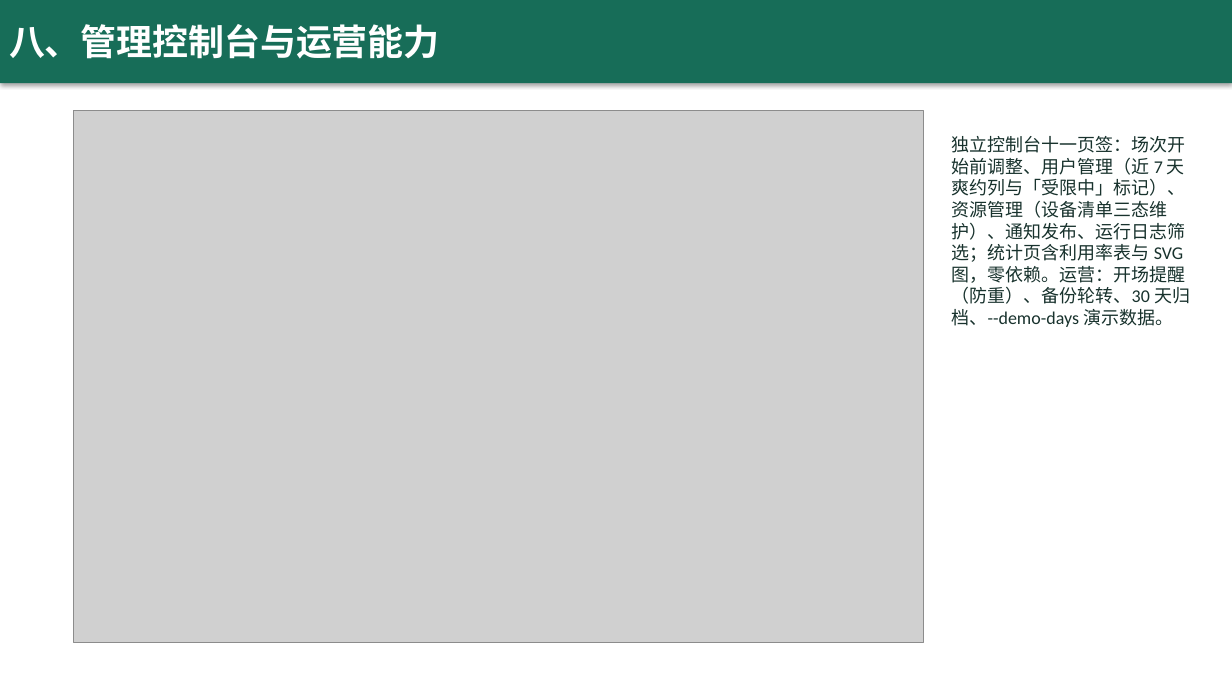
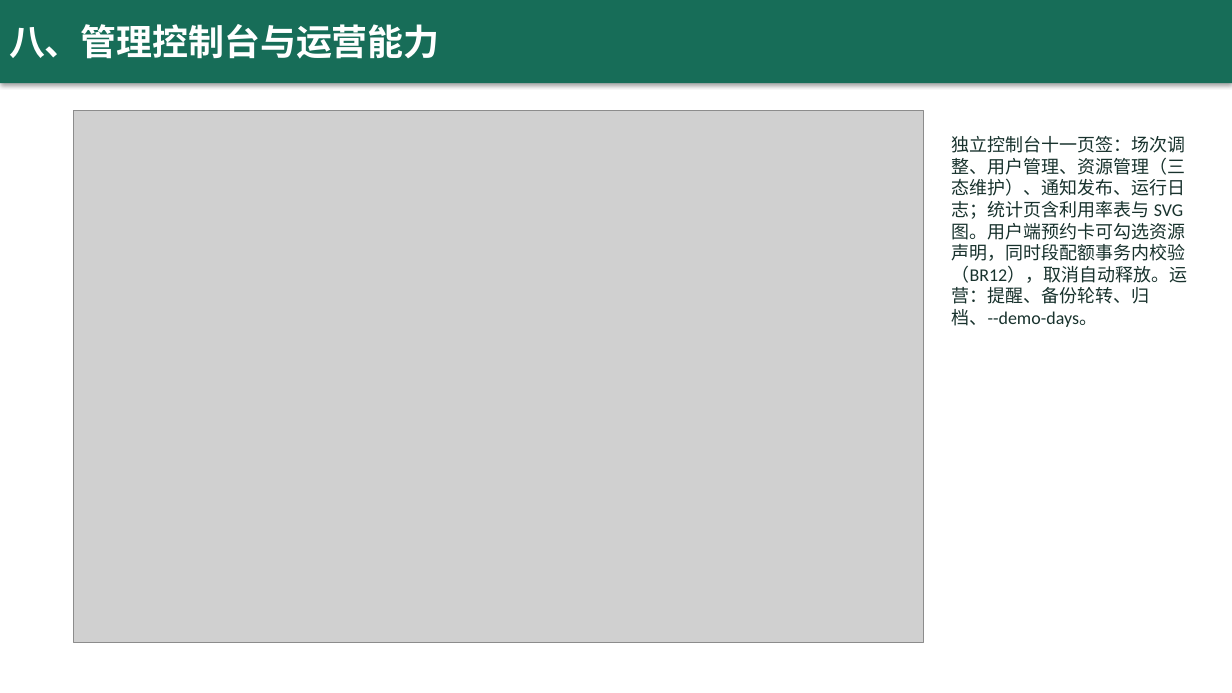
Before and after one commit to yq6666-66/lab-booking-system, a slide deck: slide 9 of docs/thesis/答辩演示.pptx. Drawn at 1232x693 pixels with LibreOffice and Linux fonts; fonts in the diff are those of the drawing; grey boxes stand for pictures. Boxes give left, top, right and bottom in pixels: in the first picture for what was removed or moved away, otherwise in the second. Text is boxed around its words. In the diff, an @@ line names an element or a change of style, - is before the commit and + after.

Commit message:
feat: r14 资源-预约深度一体化——声明配额机制（1.5.0）
- asset_claims 表（(预约,资源) 复合主键，幂等建表）；预约请求可携带 assets 列表（≤5 项）
- booking 事务内先校验后落库：资源归属/AVAILABLE/同时段配额（BR12：声明数<资源总量），
  校验通过才创建预约并写声明——修复"先 INSERT 后校验"导致的占位 bug
- 声明随预约取消/爽约自动失效（统计口径仅计 CONFIRMED）；资源列表纳入请求摘要，
  同编号不同资源保持 REQUEST_ID_CONFLICT 语义
- GET /api/admin/assets/{id}/usage 按日声明统计（仅管理员）
- 用户端预约卡资源可选 chips（AVAILABLE），预约携带声明
- T44 断言组（集成 45 项全绿）、契约 31 端点；CONTRACT BR12/CHANGELOG 1.5.0/PROGRESS/README/
  ER 图 v6(+asset_claims)/论文 BR12·4.4·5.3·6.3·11 张表/PPT 同步

```diff
--- a/docs/thesis/答辩演示.pptx
+++ b/docs/thesis/答辩演示.pptx
@@ text at (952, 136, 1188, 327): text changed @@
-独立控制台十一页签：场次开始前调整、用户管理（近 7 天爽约列与「受限中」标记）、资源管理（设备清单三态维护）、通知发布、运行日志筛选；统计页含利用率表与 SVG 图，零依赖。运营：开场提醒（防重）、备份轮转、30 天归档、--demo-days 演示数据。
+独立控制台十一页签：场次调整、用户管理、资源管理（三态维护）、通知发布、运行日志；统计页含利用率表与 SVG 图。用户端预约卡可勾选资源声明，同时段配额事务内校验（BR12），取消自动释放。运营：提醒、备份轮转、归档、--demo-days。
```
Also in this commit, not shown: 3 other slides changed, 19 other files.
